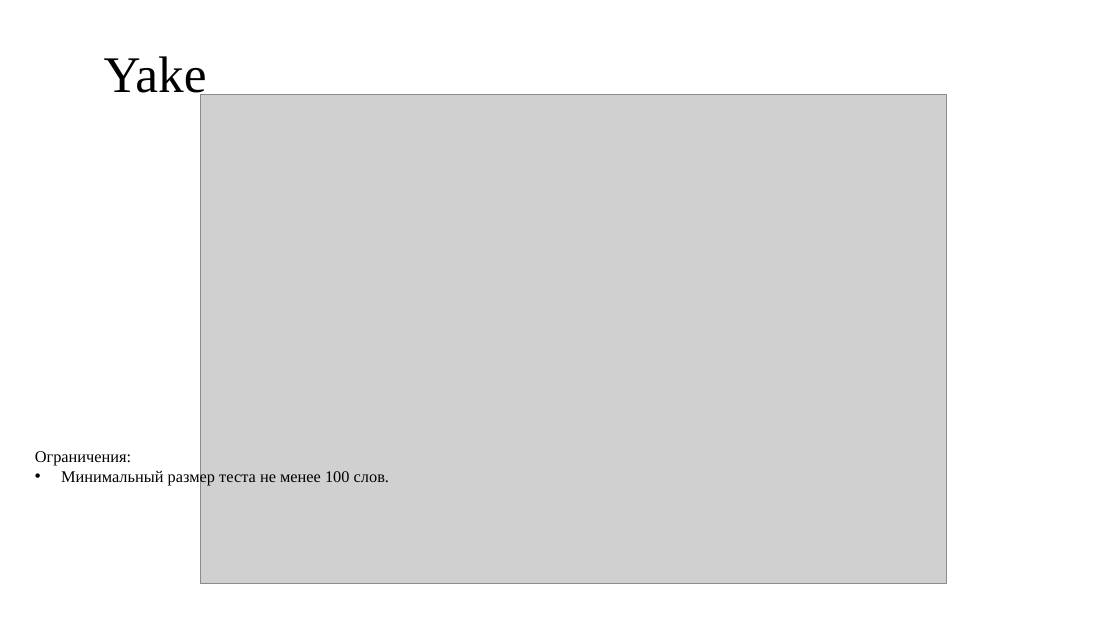
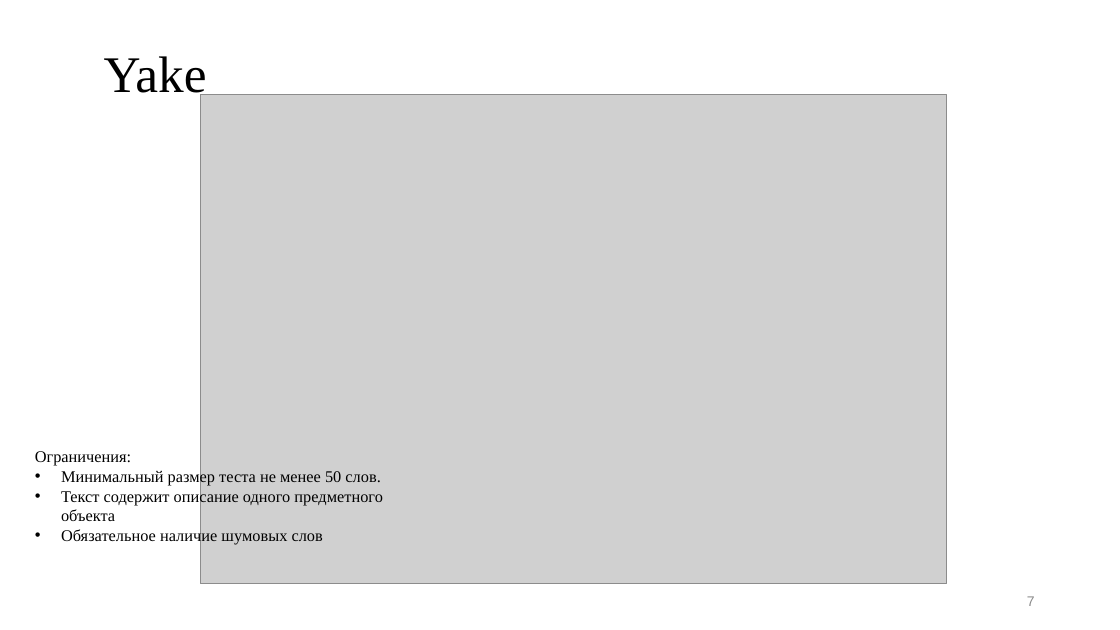
Before and after one commit to BroBezzubik/Diplome2021, a slide deck: slide 7 of Защита/Презентация1.pptx. Drawn at 1120x630 pixels with LibreOffice and Linux fonts; fonts in the diff are those of the drawing; grey boxes stand for pictures. Boxes give left, top, right and bottom in pixels: in the first picture for what was removed or moved away, otherwise in the second. Text is boxed around its words. In the diff, an @@ line names an element or a change of style, - is before the commit and + after.

```diff
--- a/Защита/Презентация1.pptx
+++ b/Защита/Презентация1.pptx
@@ text at <box>61,469,382,545</box>: text changed @@
-• Минимальный размер теста не менее 100 слов.
+• Минимальный размер теста не менее 50 слов.
+• Текст содержит описание одного предметного объекта
+• Обязательное наличие шумовых слов
@@ page number added at <box>1027,596,1035,606</box>, 12 pt, text #8C8C8C @@
+7
```
Also in this commit, not shown: 7 other slides changed, 5 slides added, 2 slides removed, 12 other files.
